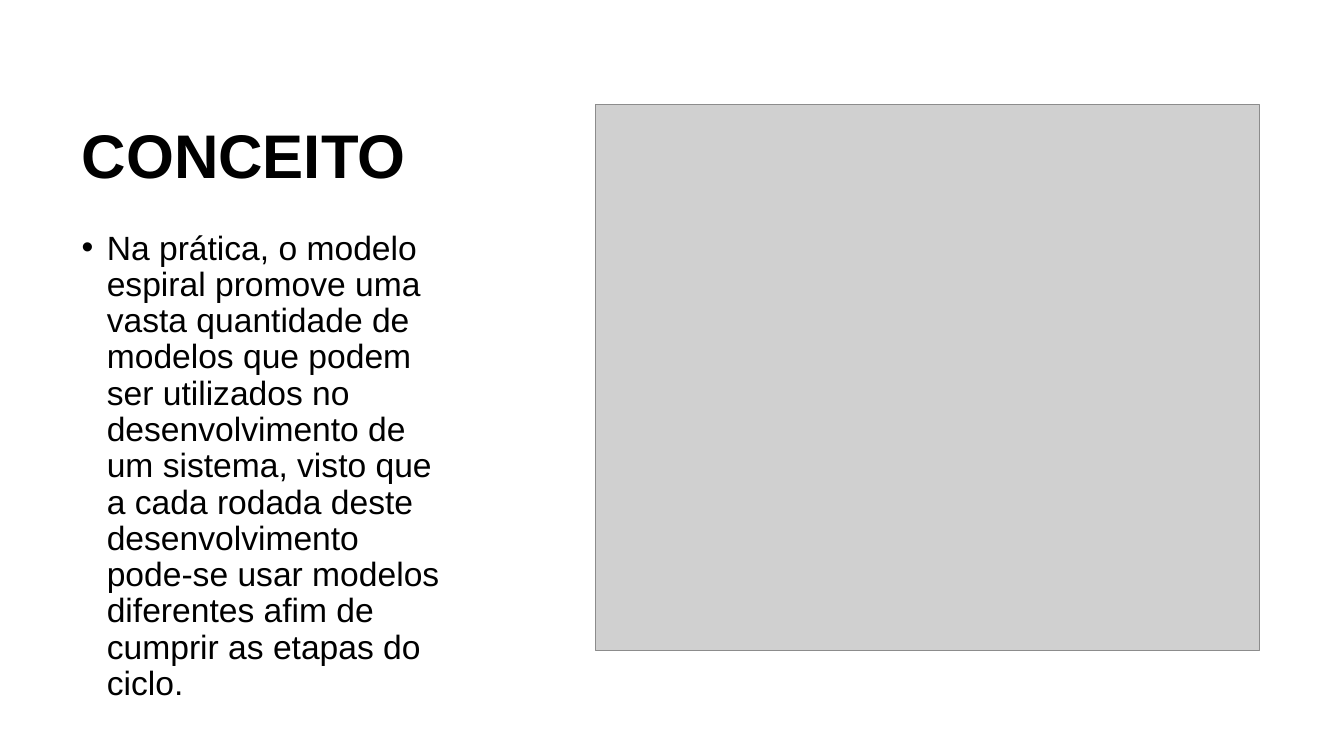
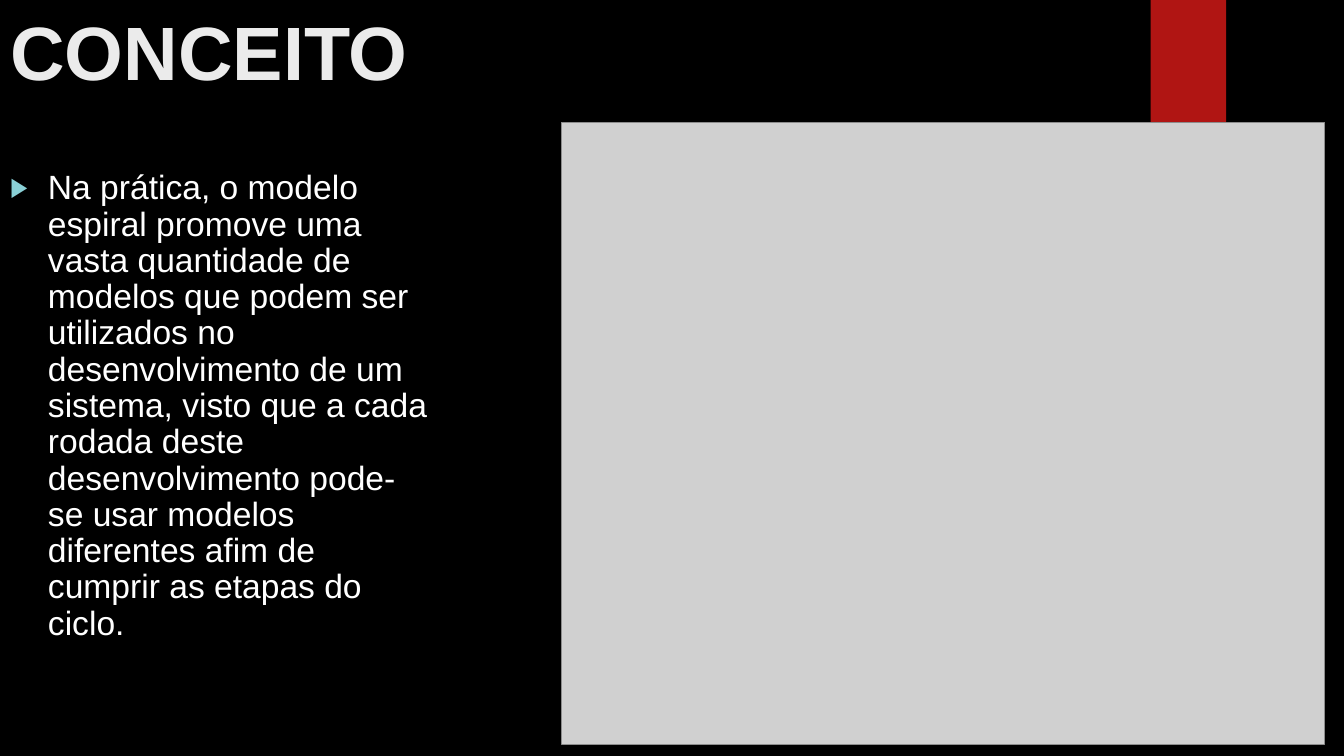
Before and after one commit to GabrielDSS0/ETEC-Coisas-Escolares, a slide deck: slide 3 of 1 etim ds 2022/Analise e Projeto de Sistemas/Trabalho sobre modelo Espiral/Modelo Espiral.pptx. Drawn at 1344x756 pixels with LibreOffice and Linux fonts; fonts in the diff are those of the drawing; grey boxes stand for pictures; background and template pictures are left out. Boxes give left, top, right and bottom in pixels: in the first picture for what was removed or moved away, otherwise in the second. Text is boxed around its words. In the diff, an @@ line names an element or a change of style, - is before the commit and + after.

```diff
--- a/1 etim ds 2022/Analise e Projeto de Sistemas/Trabalho sobre modelo Espiral/Modelo Espiral.pptx
+++ b/1 etim ds 2022/Analise e Projeto de Sistemas/Trabalho sobre modelo Espiral/Modelo Espiral.pptx
@@ background #FFFFFF to picture (left out) @@
@@ title "CONCEITO": place and size @@
-title "CONCEITO" at box(82, 135, 406, 179)
+title "CONCEITO" at box(10, 27, 407, 81)
@@ title "CONCEITO" at box(10, 27, 407, 81): size 44 to 54 pt, text colour #000000 to #EBEBEB; line spacing 0.9 to 1; vertical alignment middle to top @@
@@ rectangle added at box(1150, 0, 1226, 126), fill #B01513 @@
@@ picture: place and size @@
-picture at box(596, 105, 1259, 650)
+picture at box(562, 123, 1325, 745)
@@ text "Na prática, o modelo espiral ...": place and size @@
-text "Na prática, o modelo espiral ..." at box(107, 235, 439, 696)
+text "Na prática, o modelo espiral ..." at box(48, 174, 427, 636)
@@ text "Na prática, o modelo espiral ..." at box(48, 174, 427, 636): text colour #000000 to #FFFFFF; bullet • to ▶ @@
```
Also in this commit, not shown: 11 other slides changed, 1 slide added, 1 slide removed.
